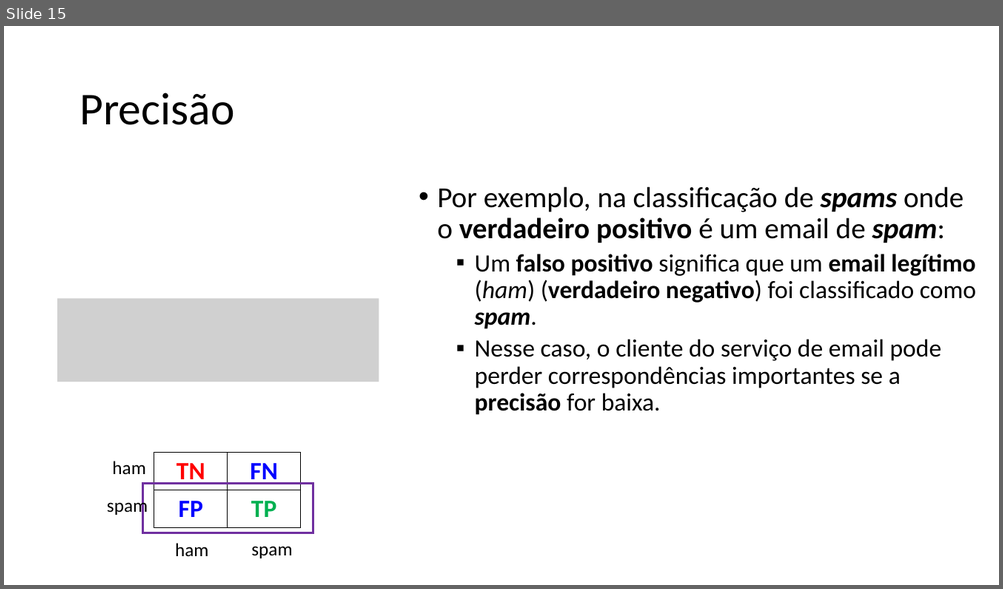
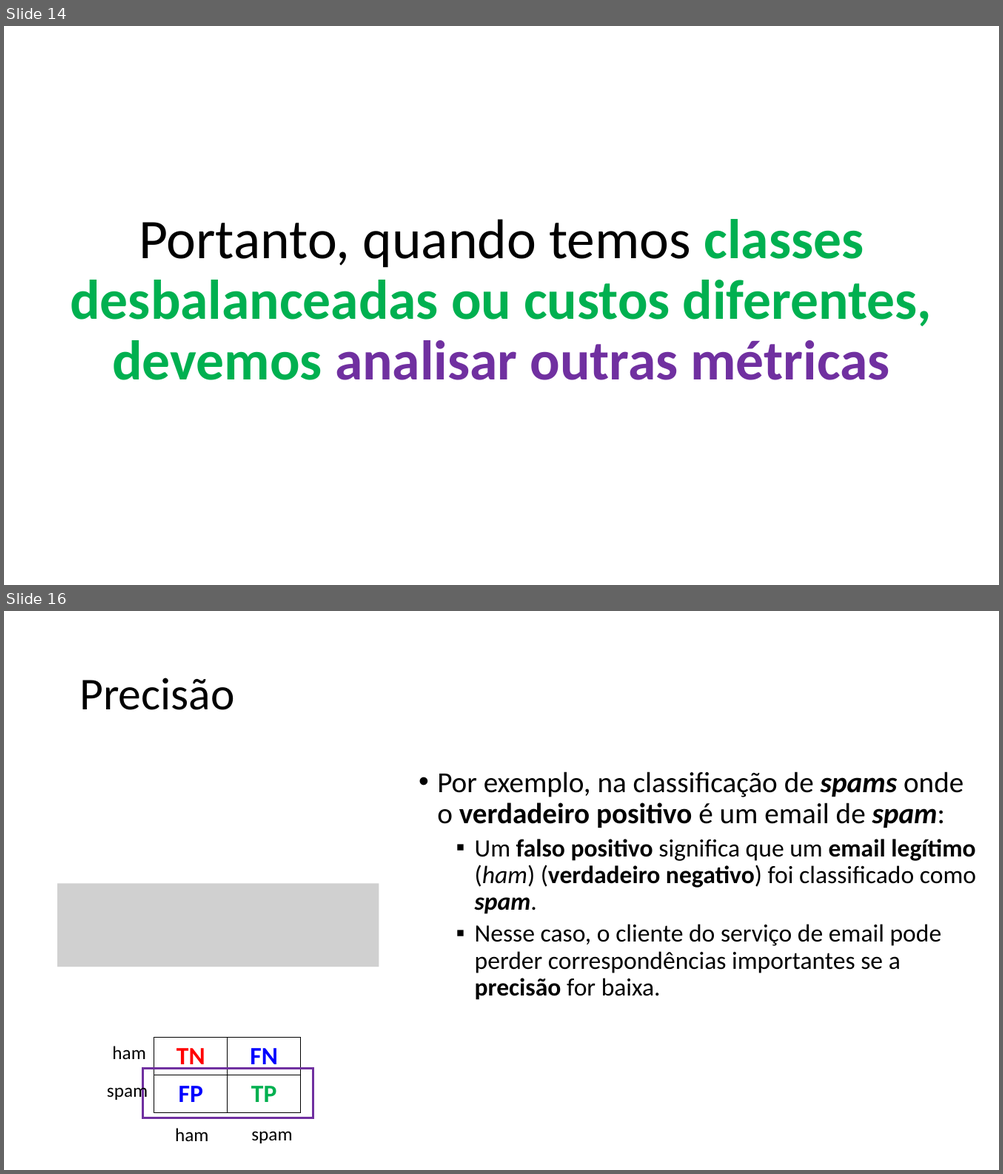
Before and after one commit to zz4fap/c24_inteligencia_artificial, a slide deck: slides/C24_Métricas_de_Classificação.pptx. Shown one above the other, each under a label of ours: slide 15 before the commit, slides 14 and 16 after it; the slides between them are not shown. The pictures are 1003x589 and 1003x1174 pixels, drawn with LibreOffice and Linux fonts; fonts in the diff are those of the drawing; grey boxes stand for pictures. Boxes give left, top, right and bottom in pixels: in the first picture for what was removed or moved away, otherwise in the second. Text is boxed around its words. In the diff, an @@ line names an element or a change of style, - is before the commit and + after.

```diff
--- a/slides/C24_Métricas_de_Classificação.pptx
+++ b/slides/C24_Métricas_de_Classificação.pptx
@@ slide 14 added at (x1=4, y1=26, x2=999, y2=585), background #FFFFFF @@
@@ text added at (x1=70, y1=219, x2=931, y2=380), 54 pt, text #00B050, bold @@
+Portanto, quando temos classes desbalanceadas ou custos diferentes, devemos analisar outras métricas
@@ what was slide 15 is now slide 16 @@
```
Also in this commit, not shown: 3 slides changed.
